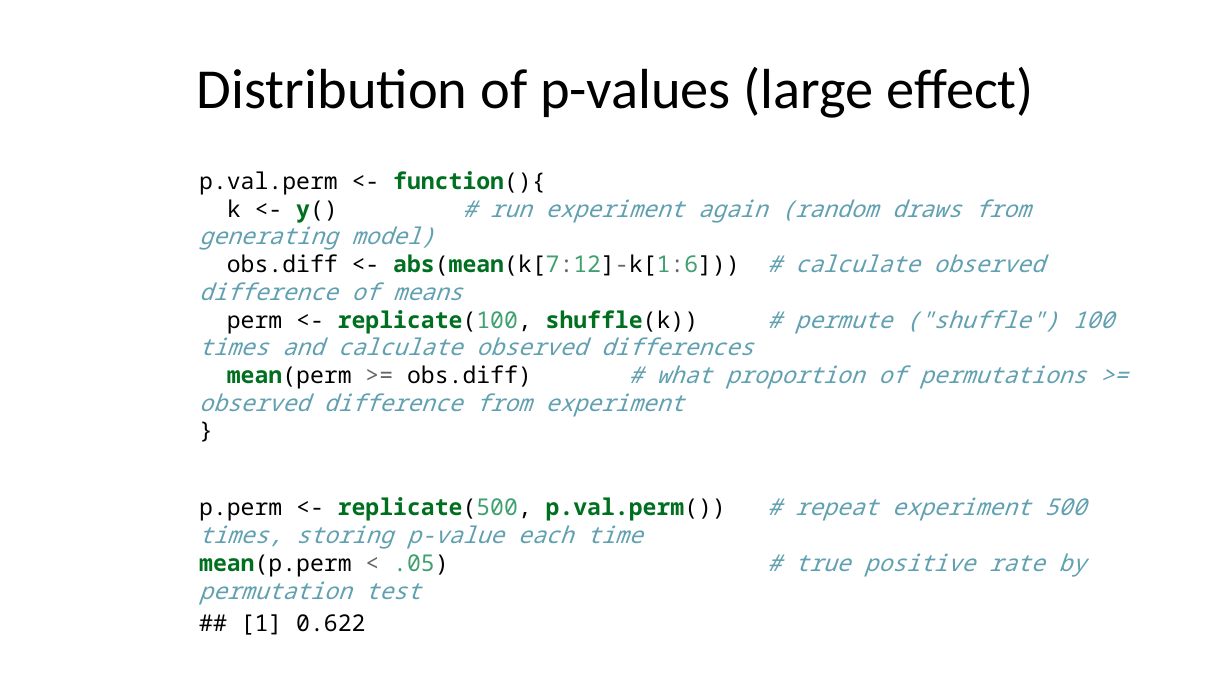
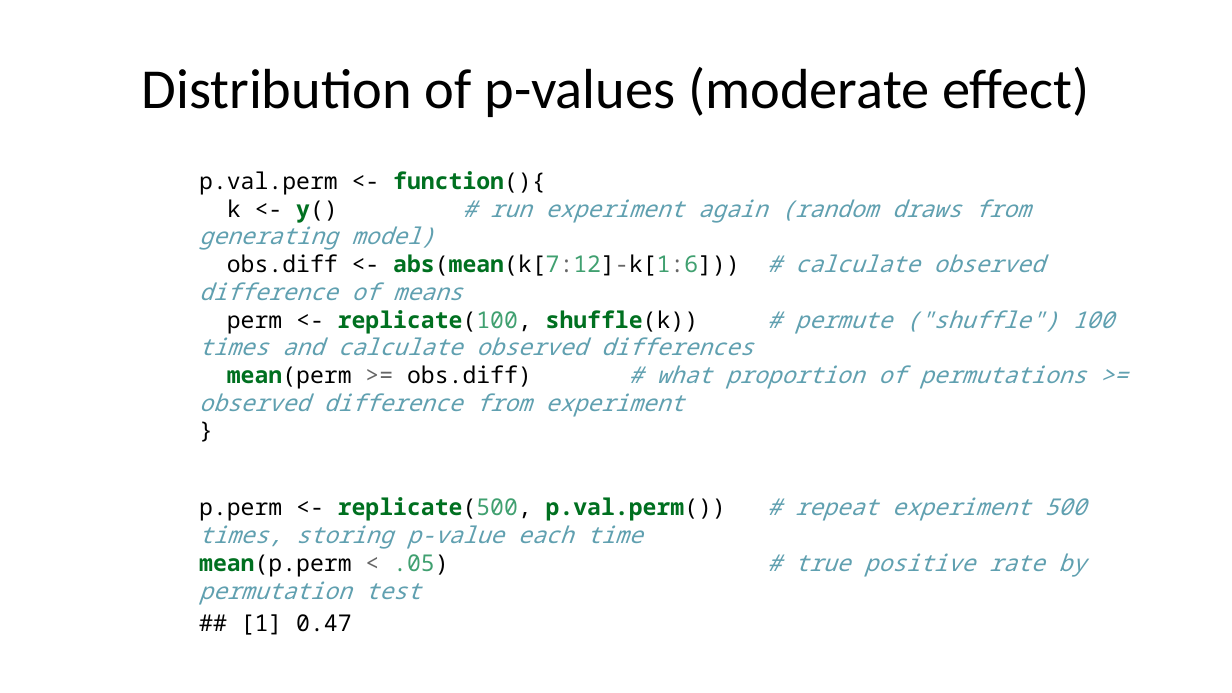
Before and after one commit to ABindoff/R_tutorials, a slide deck: slide 23 of statistical_inference.pptx. Drawn at 1232x693 pixels with LibreOffice and Linux fonts; fonts in the diff are those of the drawing. Boxes give left, top, right and bottom in pixels: in the first picture for what was removed or moved away, otherwise in the second. Text is boxed around its words. In the diff, an @@ line names an element or a change of style, - is before the commit and + after.

```diff
--- a/statistical_inference.pptx
+++ b/statistical_inference.pptx
@@ title at bbox=[141, 67, 1089, 117]: text changed @@
-Distribution of p-values (large effect)
+Distribution of p-values (moderate effect)
@@ text at bbox=[241, 614, 351, 635]: text changed @@
-## [1] 0.622
+## [1] 0.47
```
Also in this commit, not shown: 5 other slides changed, 1 other file.
